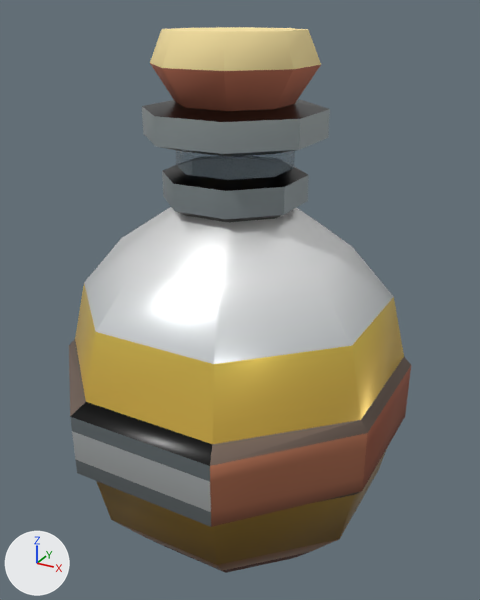
An edit to the glTF model assets/custom-items/potions/potion_large/potion_large_gold.glb, drawn before and after from the same camera.
Before and after are seen from a 50 mm lens placed at (0.648, -1.149, 1.156), pointed at (0.01, 0.013, 0.575). Lighting does not change. The marker at lower left points along +X, +Y and +Z. The picture after the commit comes second. Vertices at exactly the same position are counted once.

The first picture shows 'Item'.
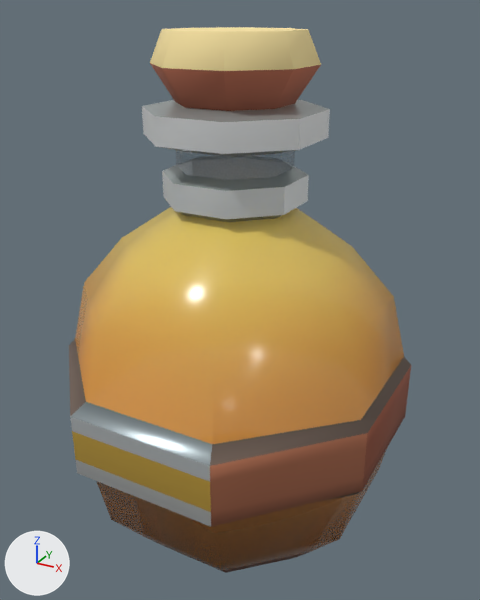
Boxes (x1, y1, x2, y2) around the edits, measured in the pictures (480 x 600 px):
```json
{"object": "Item", "change": "surface changed", "before": [70, 83, 405, 550], "after": [70, 83, 405, 550]}
{"part": 1, "of": "me_potion_large_gold", "change": "surface changed", "before": [70, 100, 404, 544], "after": [70, 100, 404, 544]}
```

Edits to the scene script, one JSON object a line:
```json
{"block": "mat_potion_large_gold_1", "where": "n0 = _N.new('ShaderNodeBsdfPrincipled'); n0.name = 'Principled BSDF'"}
{"op": "remove", "block": "mat_potion_large_gold_1", "code": "n0.inputs[1].default_value = 0.5  # 'Metallic'"}
{"op": "set", "path": "n0.inputs[2].default_value", "old": "0.3", "new": "0.2", "note": "'Roughness'"}
{"op": "add", "block": "mat_potion_large_gold_1", "code": "n3 = _N.new('ShaderNodeMath'); n3.name = 'Math'"}
{"op": "add", "block": "mat_potion_large_gold_1", "code": "n3.operation = 'MULTIPLY'"}
{"op": "add", "block": "mat_potion_large_gold_1", "code": "n3.inputs[1].default_value = 0.72  # 'Value'"}
{"block": "mat_potion_large_gold_1", "where": "n2 = _N.new('ShaderNodeTexImage'); n2.name = 'Image Texture'"}
{"op": "add", "block": "mat_potion_large_gold_1", "code": "_L.new(n3.outputs[0], n0.inputs[4])  # 'Value' to 'Alpha'"}
{"op": "add", "block": "mat_potion_large_gold_1", "code": "_L.new(n2.outputs[1], n3.inputs[0])  # 'Alpha' to 'Value'"}
{"block": "mat_potion_large_gold_2", "where": "n0 = _N.new('ShaderNodeBsdfPrincipled'); n0.name = 'Principled BSDF'"}
{"op": "add", "block": "mat_potion_large_gold_2", "code": "n0.inputs[1].default_value = 0.5  # 'Metallic'"}
{"op": "set", "path": "n0.inputs[2].default_value", "old": "0.2", "new": "0.3", "note": "'Roughness'"}
{"op": "remove", "block": "mat_potion_large_gold_2", "code": "n2 = _N.new('ShaderNodeMath'); n2.name = 'Math'"}
{"op": "remove", "block": "mat_potion_large_gold_2", "code": "n2.operation = 'MULTIPLY'"}
{"op": "remove", "block": "mat_potion_large_gold_2", "code": "n2.inputs[1].default_value = 0.38  # 'Value'"}
{"op": "remove", "block": "mat_potion_large_gold_2", "code": "_L.new(n2.outputs[0], n0.inputs[4])  # 'Value' to 'Alpha'"}
{"block": "mat_potion_large_gold_2", "where": "n3 = _N.new('ShaderNodeTexImage'); n3.name = 'Image Texture'"}
{"op": "remove", "block": "mat_potion_large_gold_2", "code": "_L.new(n3.outputs[1], n2.inputs[0])  # 'Alpha' to 'Value'"}
{"op": "add", "block": "mat_potion_large_gold_3", "code": ["mat_potion_large_gold_3 = bpy.data.materials.new('potion_large_gold_3')", "# uses the picture img_surface_palette"]}
{"block": "me_potion_large_gold", "where": "me_potion_large_gold.from_pydata(...)  # 170 vertices, 336 faces; spans x -0.36..0.36, y -0.36..0.36, z 0.0..1.12"}
{"block": "me_potion_large_gold", "where": "# used by ob_item; location = (0.0, 0.0, 0.0)"}
{"block": "me_potion_large_gold", "change": "me_potion_large_gold part 1: 173 kept faces spanning x -0.344..0.36, y -0.36..0.344, z 0.153..0.989 get new texture (UV) coordinates"}
{"op": "add", "block": "me_potion_large_gold", "code": "me_potion_large_gold.materials.append(mat_potion_large_gold_3)"}
```
